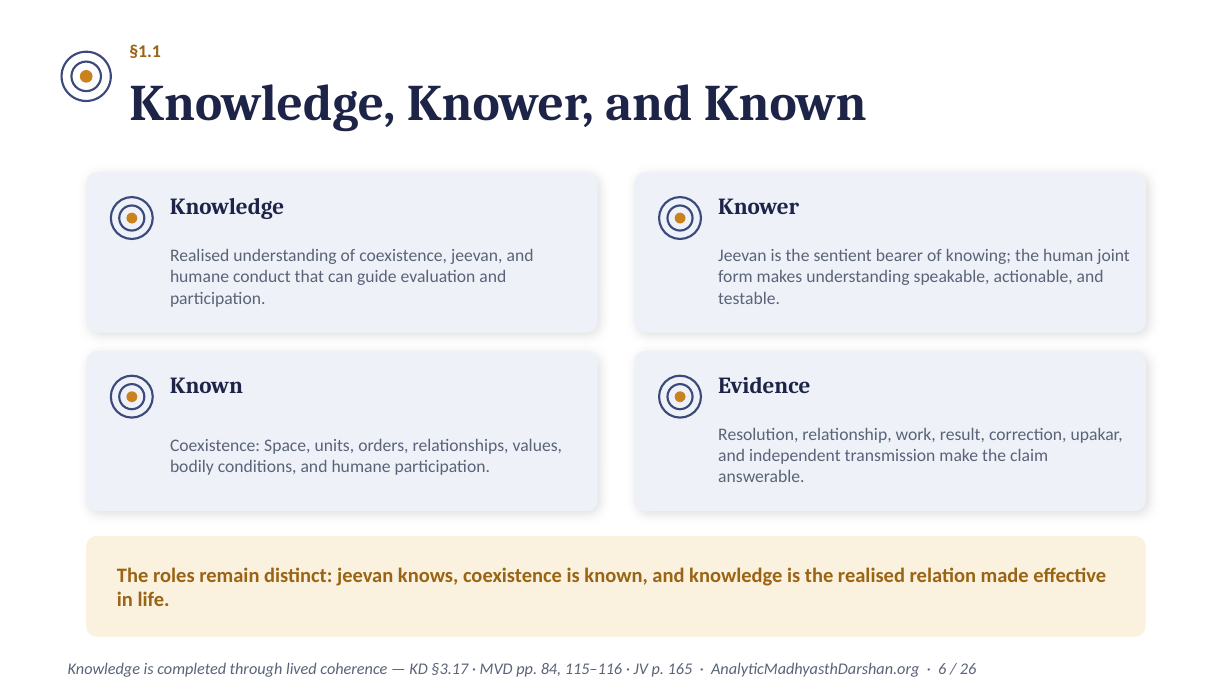
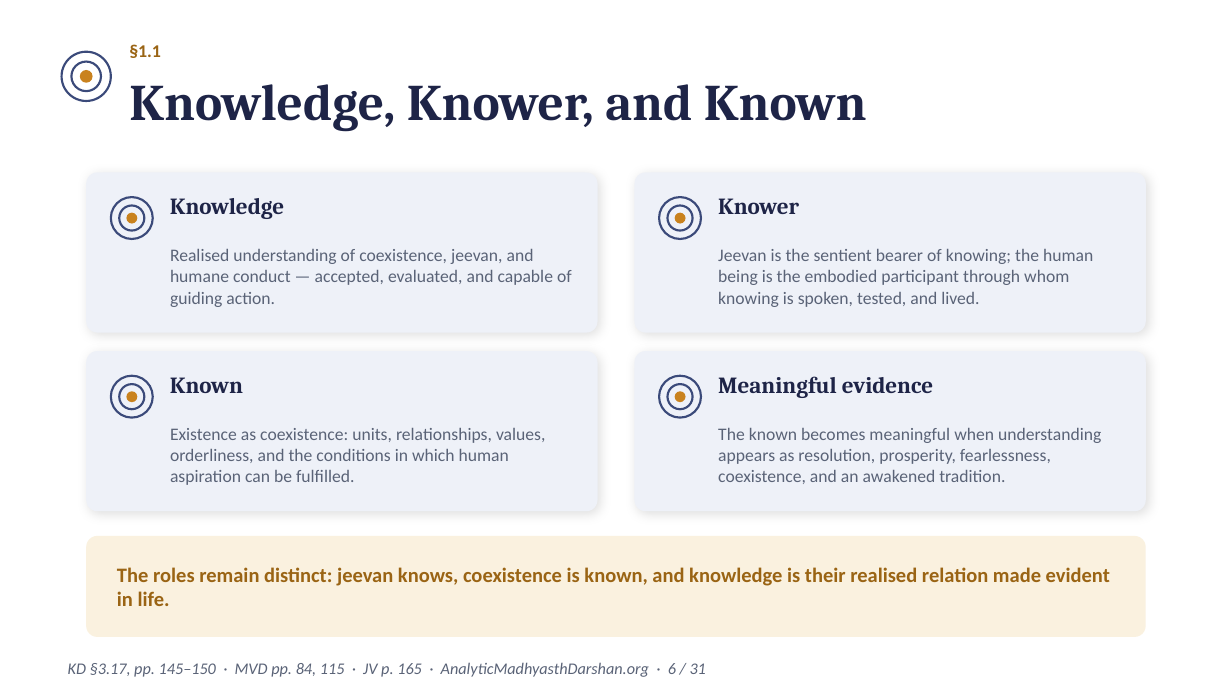
Before and after one commit to raghavamohan/AnalyticMadhyasthDarshan, a slide deck: slide 6 of Studies/The-Epistemology-of-Coexistence/The-Epistemology-of-Coexistence-Madhyasth-Darshan.pptx. Drawn at 1232x693 pixels with LibreOffice and Linux fonts; fonts in the diff are those of the drawing. Boxes give left, top, right and bottom in pixels: in the first picture for what was removed or moved away, otherwise in the second. Text is boxed around its words. In the diff, an @@ line names an element or a change of style, - is before the commit and + after.

```diff
--- a/Studies/The-Epistemology-of-Coexistence/The-Epistemology-of-Coexistence-Madhyasth-Darshan.pptx
+++ b/Studies/The-Epistemology-of-Coexistence/The-Epistemology-of-Coexistence-Madhyasth-Darshan.pptx
@@ text at (170, 249, 572, 307): text changed @@
-Realised understanding of coexistence, jeevan, and humane conduct that can guide evaluation and participation.
+Realised understanding of coexistence, jeevan, and humane conduct — accepted, evaluated, and capable of guiding action.
@@ text at (718, 249, 1093, 307): text changed @@
-Jeevan is the sentient bearer of knowing; the human joint form makes understanding speakable, actionable, and testable.
+Jeevan is the sentient bearer of knowing; the human being is the embodied participant through whom knowing is spoken, tested, and lived.
@@ text at (718, 376, 933, 398): text changed @@
-Evidence
+Meaningful evidence
@@ text at (170, 428, 545, 485): text changed @@
-Coexistence: Space, units, orders, relationships, values, bodily conditions, and humane participation.
+Existence as coexistence: units, relationships, values, orderliness, and the conditions in which human aspiration can be fulfilled.
@@ text at (718, 428, 1101, 484): text changed @@
-Resolution, relationship, work, result, correction, upakar, and independent transmission make the claim answerable.
+The known becomes meaningful when understanding appears as resolution, prosperity, fearlessness, coexistence, and an awakened tradition.
@@ text at (117, 567, 1110, 606): text changed @@
-The roles remain distinct: jeevan knows, coexistence is known, and knowledge is the realised relation made effective in life.
+The roles remain distinct: jeevan knows, coexistence is known, and knowledge is their realised relation made evident in life.
@@ text at (68, 662, 706, 677): text changed @@
-Knowledge is completed through lived coherence — KD §3.17 · MVD pp. 84, 115–116 · JV p. 165 · AnalyticMadhyasthDarshan.org · 6 / 26
+KD §3.17, pp. 145–150 · MVD pp. 84, 115 · JV p. 165 · AnalyticMadhyasthDarshan.org · 6 / 31
```
Also in this commit, not shown: 17 other slides changed, 13 slides added, 8 slides removed.
